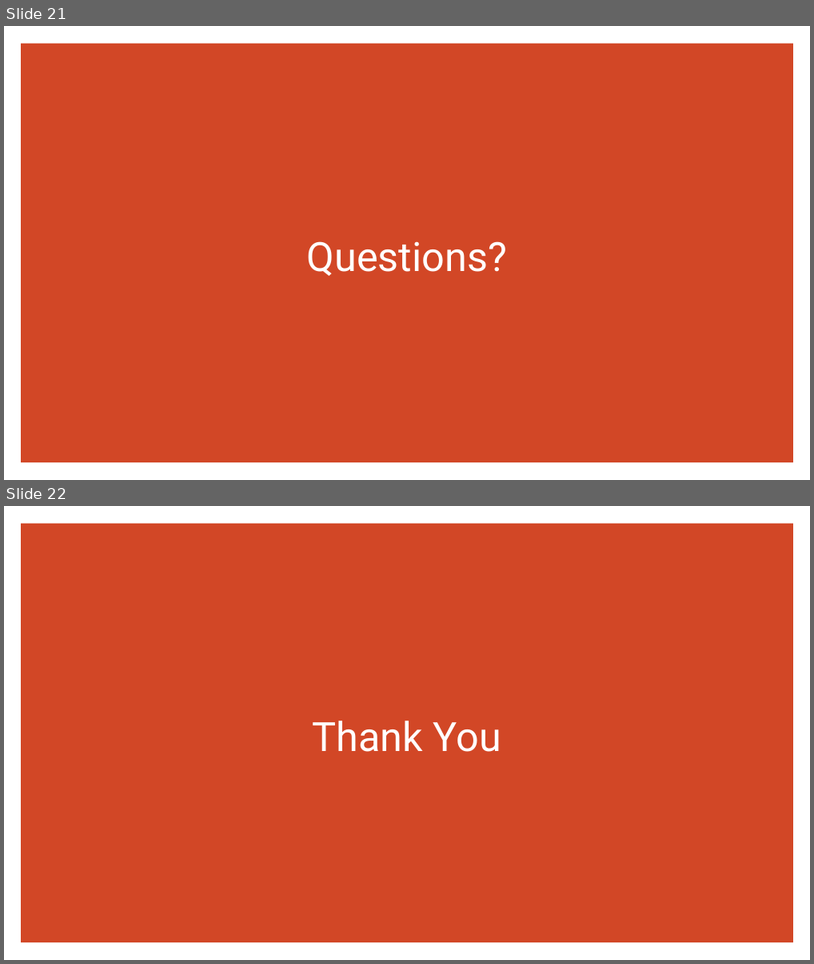
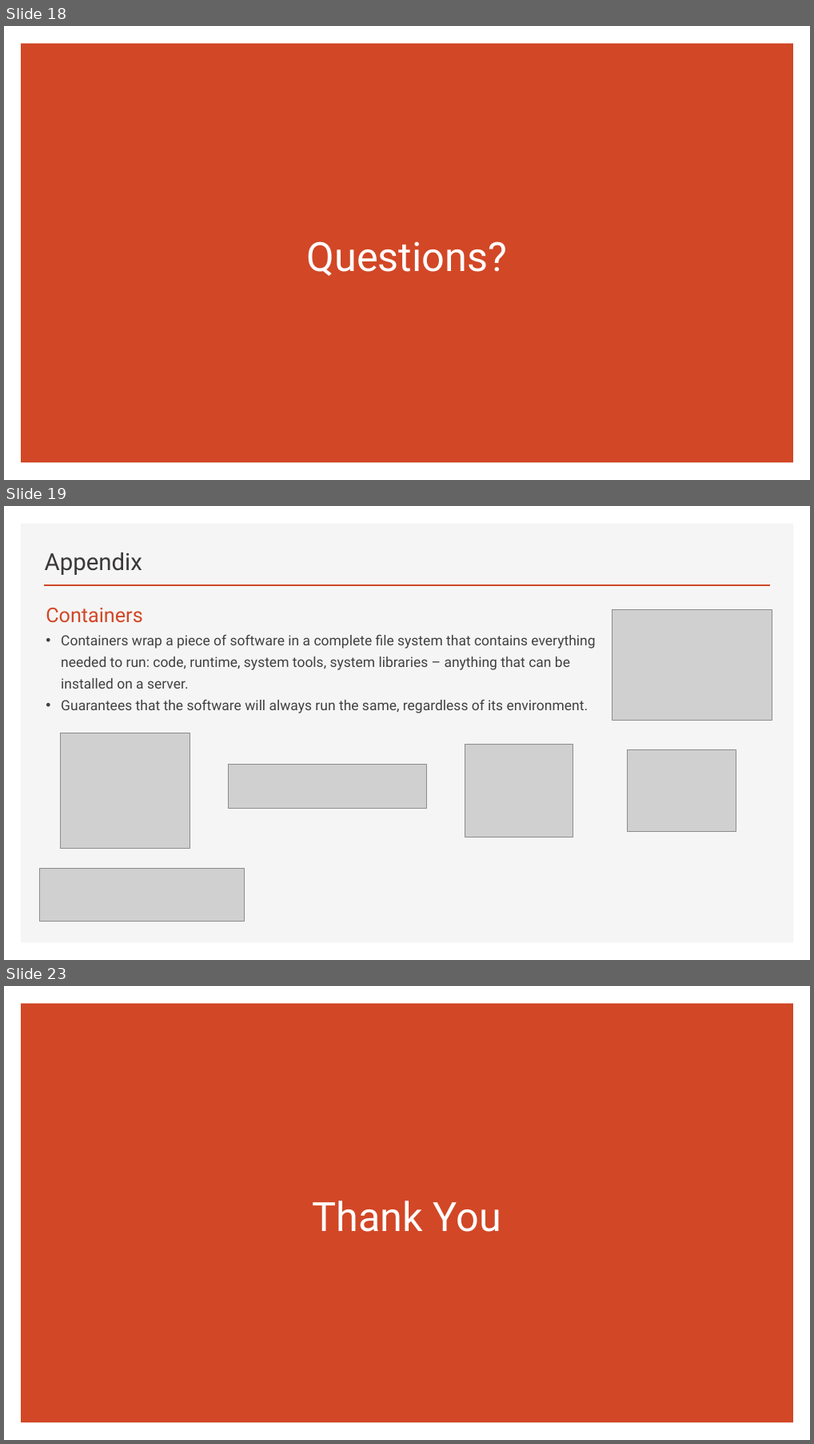
Before and after one commit to brianperera/EasyMaintain, a slide deck: Documents/MicroServices.pptx. Shown one above the other, each under a label of ours: slides 21 and 22 before the commit, slides 18, 19 and 23 after it; the slides between them are not shown. The pictures are 814x964 and 814x1444 pixels, drawn with LibreOffice and Linux fonts; fonts in the diff are those of the drawing; grey boxes stand for pictures. Boxes give left, top, right and bottom in pixels: in the first picture for what was removed or moved away, otherwise in the second. Text is boxed around its words. In the diff, an @@ line names an element or a change of style, - is before the commit and + after.

```diff
--- a/Documents/MicroServices.pptx
+++ b/Documents/MicroServices.pptx
@@ slide 19 added at (4, 506, 810, 960), background #FFFFFF @@
@@ rectangle added at (21, 524, 794, 943), fill #F5F5F5 @@
@@ title added at (45, 552, 142, 575), 28 pt, text #3B3838 @@
+Appendix
@@ line added from (44, 585) to (770, 585), #D24726 2 pt @@
@@ text added at (46, 608, 595, 713), 16.6 pt, text #404040 @@
+Containers
+• Containers wrap a piece of software in a complete file system that contains everything needed to run: code, runtime, system tools, system libraries – anything that can be installed on a server.
+• Guarantees that the software will always run the same, regardless of its environment.
@@ picture added at (613, 609, 772, 720) @@
@@ picture added at (61, 733, 190, 848) @@
@@ picture added at (466, 744, 574, 837) @@
@@ picture added at (229, 764, 426, 808) @@
@@ picture added at (628, 750, 736, 832) @@
@@ picture added at (40, 868, 244, 920) @@
@@ what was slide 21 is now slide 18 @@
@@ what was slide 22 is now slide 23 @@
```
Also in this commit, not shown: 7 slides changed.
